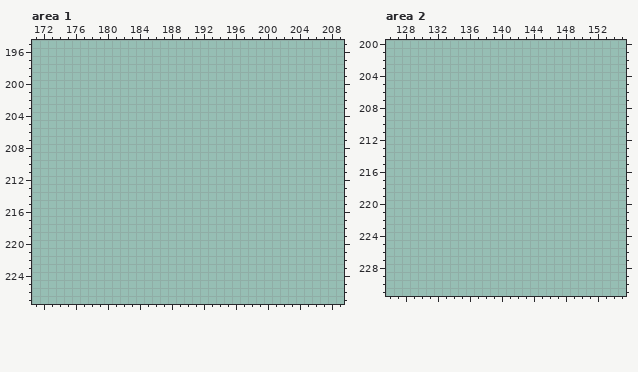
One commit to this pixel-art file: src/concept/sprite/plants.aseprite. That is the earlier state.
512x512 pixels, 1 frame. Colours within 5 levels of each other are drawn and written as one. Shown: area 1: x 171..209, y 195..227; area 2: x 126..155, y 200..231.
The result:
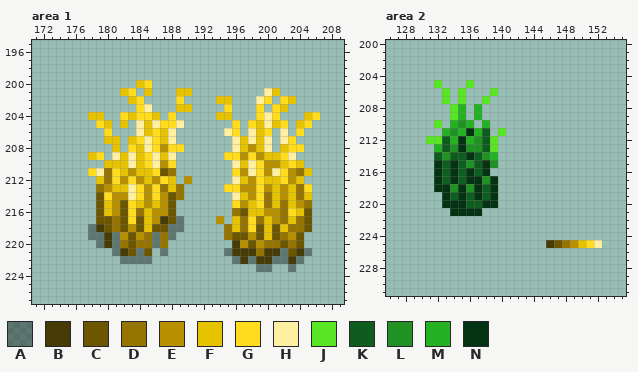
Palette (. is transparent): A #00000060  B #463b07  C #6d5600  D #957500  E #b89000  F #e6c300  G #ffdd1c  H #fff0a1  J #59e624  K #0f5c1f  L #209123  M #24b222  N #043313
What changed:
--- area 1, layer "Layer 1"
@@ x 171..209 @@
 199 .......................................
-200 .......................................
-201 .......................................
-202 .......................................
-203 .......................................
-204 .......................................
-205 .......................................
-206 .......................................
-207 .......................................
-208 .......................................
-209 .......................................
-210 .......................................
-211 .......................................
-212 .......................................
-213 .......................................
-214 .......................................
-215 .......................................
-216 .......................................
-217 .......................................
-218 .......................................
-219 .......................................
-220 .......................................
-221 .......................................
-222 .......................................
-223 .......................................
+200 .............FG........................
+201 ...........FG.F...FF.........HF........
+202 ............FG....G....FF...HG.GF......
+203 .............GH...FF....G...G.GF.......
+204 .......FF..GFGGF.G.....FF...GHG...FG...
+205 ........GF.F.HFHGGH......G.GFHFG.FG....
+206 .........G...HFGFH......HG.HFG.H.G.....
+207 .........FF.FGHGFH.......HFHFH.HG......
+208 ..........F.GFHGEGG......HFEFH.FGG.....
+209 .......FG.HFHFGHFH......GGEGEFFGH......
+210 .........FFFHFGHEG.......HFHGEEFGF.....
+211 .......GHDGFEFFGCD.......GEHGEHGEDF....
+212 ........FDGEGEFEGF.E.....HFEGFFGEF.....
+213 ........DEFFHGEGDFD.....GGEEGEFEFDG....
+214 ........CGEEHGEGECD......HFEGDFEFDF....
+215 ........CFECGFEFEC.......GEFGDFDFED....
+216 ........CFECGDFEEC.......DCFFEEDGFC....
+217 ........CCDCGCFEBCA....E.FDGDFEDFDC....
+218 .......ABCDCECFCCAA.....DFDGCFCFDDC....
+219 .......AABAECEDADA......DCCECFCDEC.....
+220 ........ABADCDDAD........BECEDDCDC.....
+221 ..........ABCAC.A.......ABBBDBBACBA....
+222 ...........AAAA..........ABABBAABA.....
+223 ............................AA..A......
 224 .......................................
--- area 2, layer "Layer 1"
@@ x 129..142 @@
 204 ..............
-205 ..............
-206 ..............
-207 ..............
-208 ..............
-209 ..............
-210 ..............
-211 ..............
-212 ..............
-213 ..............
-214 ..............
-215 ..............
-216 ..............
-217 ..............
-218 ..............
-219 ..............
-220 ..............
-221 ..............
+205 ...J...J......
+206 ....J.J...J...
+207 ....J.J..J....
+208 .....JM.M.....
+209 .....JM.M.....
+210 ...J.MLM.M....
+211 ....MLMNMK.J..
+212 ..JJKMNMLKJ...
+213 ...MKLNLLKJ...
+214 ...KLKKNKLM...
+215 ...NKNKLKNL...
+216 ...NKNKNKN....
+217 ...NKNKNNLN...
+218 ...NNLNLNKN...
+219 ....NKNKNKN...
+220 ....NNNKKNN...
+221 .....NNNN.....
 222 ..............
@@ x 144..154 @@
 224 ...........
-225 ...........
+225 ..BCDEFGH..
 226 ...........
Boxes around the changes in both pictures, in picture pixels (x1, y1, x2, y2):
added: (88, 80, 320, 272)
added: (426, 80, 506, 216)
added: (546, 240, 602, 248)
